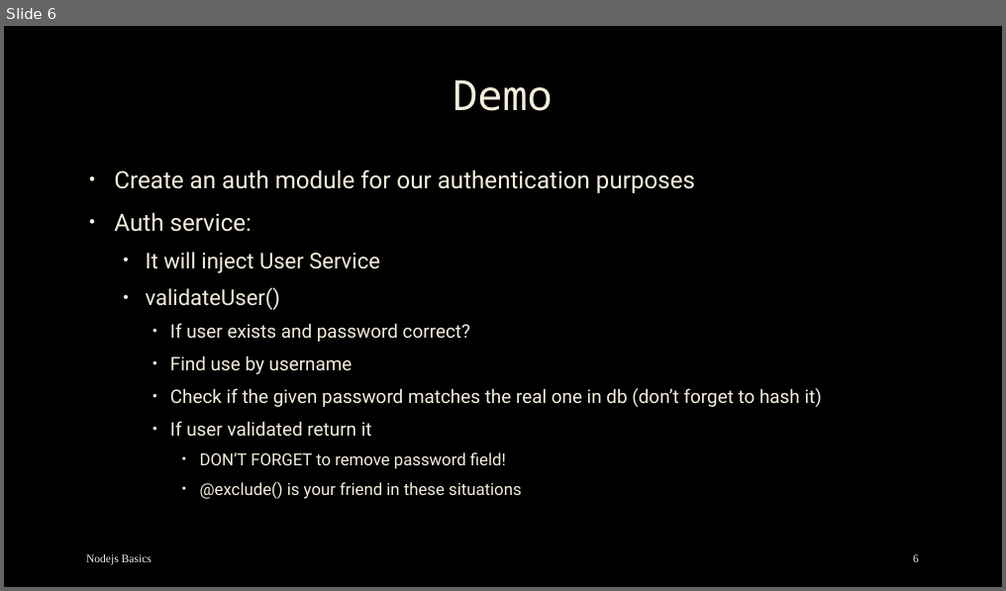
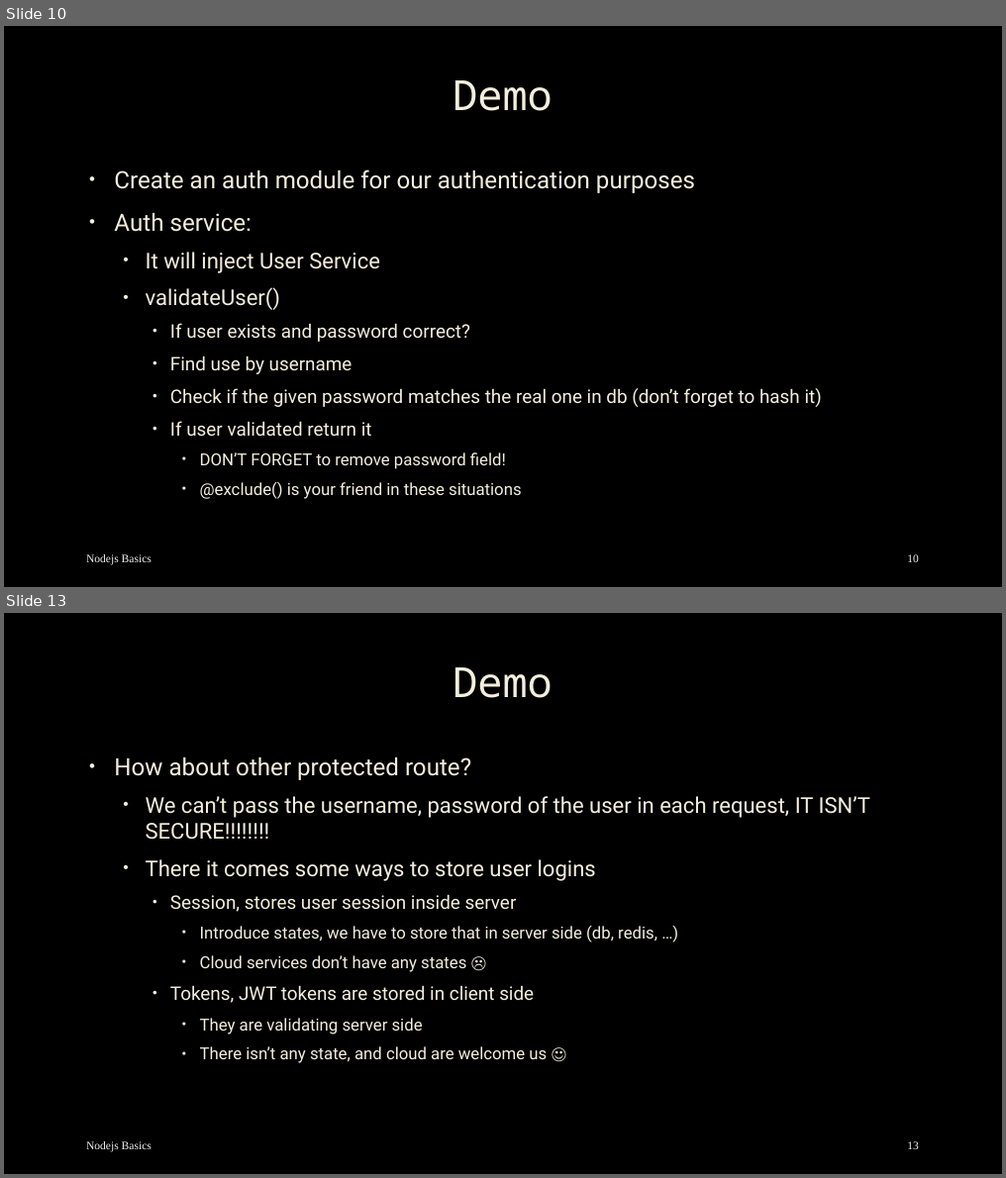
Before and after one commit to mostafa8026/nestjs-course, a slide deck: nestjs/nestjs-09.pptx. Shown one above the other, each under a label of ours: slide 6 before the commit, slides 10 and 13 after it; the slides between them are not shown. The pictures are 1006x591 and 1006x1178 pixels, drawn with LibreOffice and Linux fonts; fonts in the diff are those of the drawing; background and template pictures are left out. Boxes give left, top, right and bottom in pixels: in the first picture for what was removed or moved away, otherwise in the second. Text is boxed around its words. In the diff, an @@ line names an element or a change of style, - is before the commit and + after.

Commit message:
fix: session09 scripts added

```diff
--- a/nestjs/nestjs-09.pptx
+++ b/nestjs/nestjs-09.pptx
@@ slide 13 added at [4, 613, 1002, 1174], background picture (left out) @@
@@ title added at [452, 667, 552, 698], 40 pt, text #F4EEDC @@
+Demo
@@ text added at [114, 758, 870, 1063], 16 pt, text #F4EEDC @@
+• How about other protected route?
+  • We can’t pass the username, password of the user in each request, IT ISN’T SECURE!!!!!!!!
+  • There it comes some ways to store user logins
+    • Session, stores user session inside server
+      • Introduce states, we have to store that in server side (db, redis, …)
+      • Cloud services don’t have any states ☹
+    • Tokens, JWT tokens are stored in client side
+      • They are validating server side
+      • There isn’t any state, and cloud are welcome us ☺
@@ text added at [86, 1142, 152, 1153], 11 pt, text #F2F2F2 @@
+Nodejs Basics
@@ page number added at [907, 1142, 919, 1150], 11 pt, text #F2F2F2 @@
+13
@@ what was slide 6 is now slide 10 @@
@@ page number at [907, 555, 919, 563]: text changed @@
-6
+10
```
Also in this commit, not shown: 3 slides changed, 13 other slides added, 29 other files.
